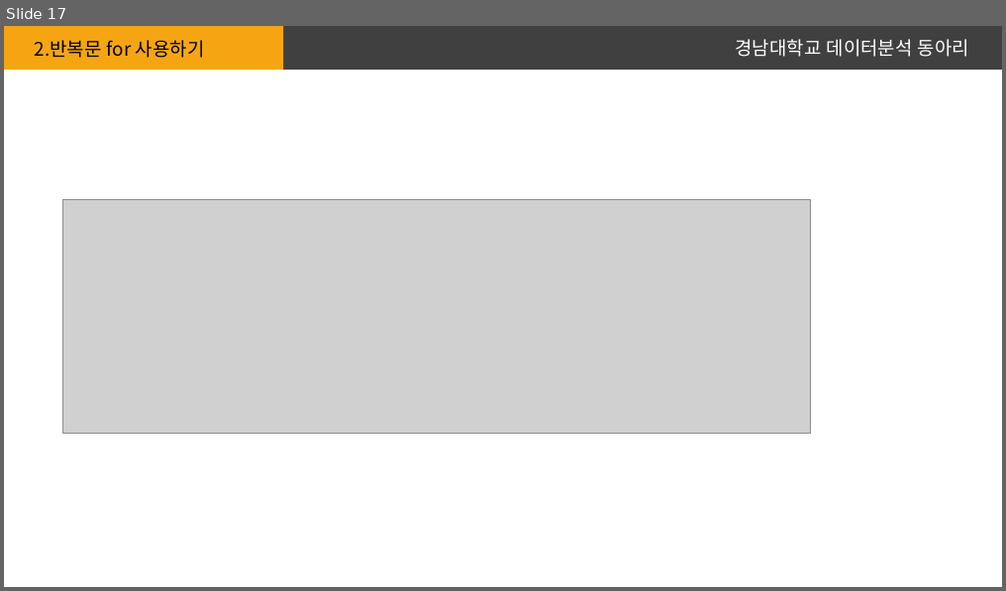
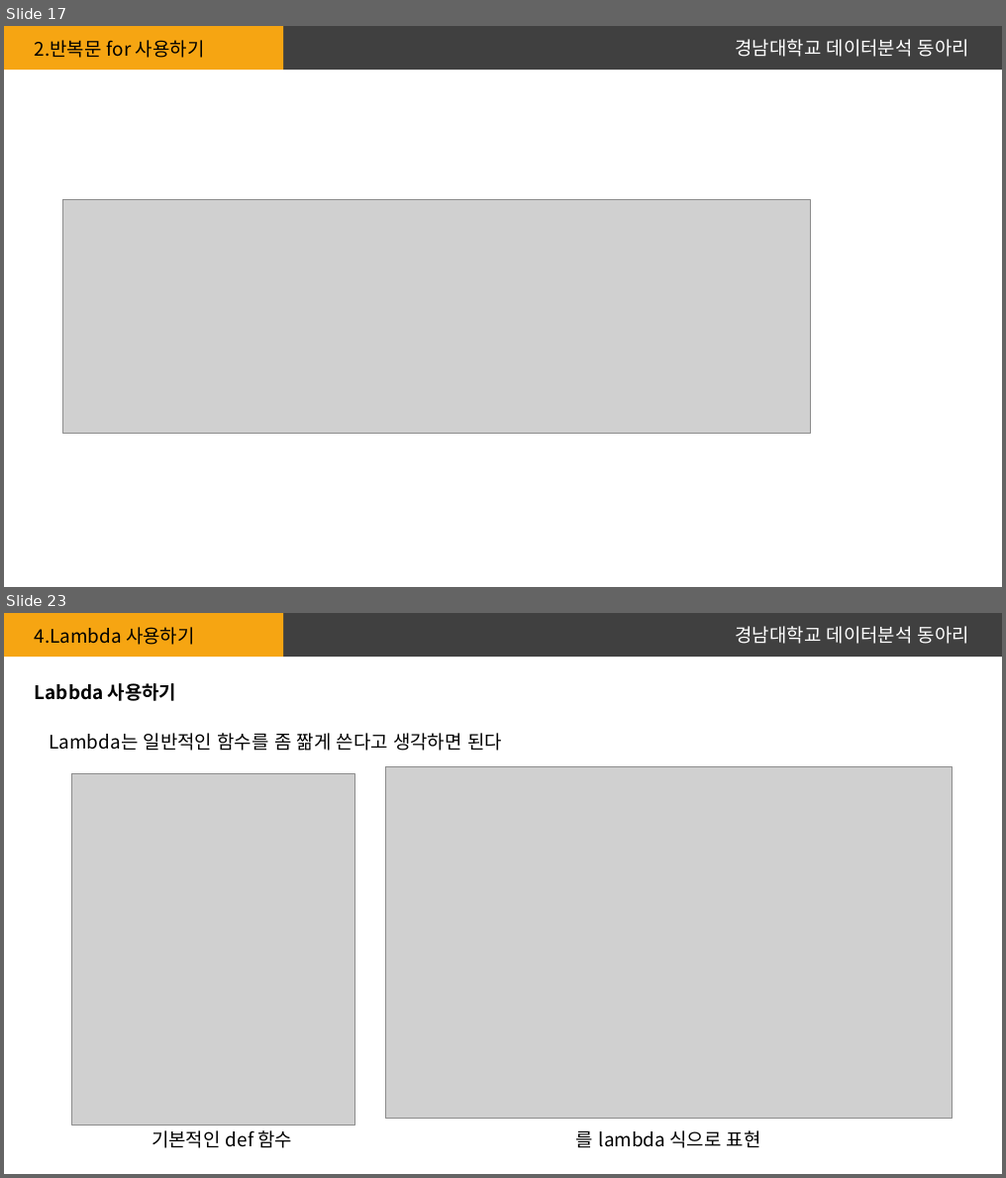
Before and after one commit to Sociology-Ku/DA_2021, a slide deck: Team_B/발표자료/반복문,조간문기본.pptx. Shown one above the other, each under a label of ours: slide 17 before the commit, slides 17 and 23 after it; the slides between them are not shown. The pictures are 1006x591 and 1006x1178 pixels, drawn with LibreOffice and Linux fonts; fonts in the diff are those of the drawing; grey boxes stand for pictures. Boxes give left, top, right and bottom in pixels: in the first picture for what was removed or moved away, otherwise in the second. Text is boxed around its words. In the diff, an @@ line names an element or a change of style, - is before the commit and + after.

```diff
--- a/Team_B/발표자료/반복문,조간문기본.pptx
+++ b/Team_B/발표자료/반복문,조간문기본.pptx
@@ slide 23 added at [4,613,1002,1174], background #FFFFFF; not listed: 2 template elements that a slide beside it also shows @@
@@ text added at [35,627,195,645], 18 pt, text #000000 @@
+4.Lambda 사용하기
@@ text added at [735,626,969,644], 18 pt, text #FFFFFF @@
+경남대학교 데이터분석 동아리
@@ text added at [35,683,177,701], 18 pt, text #000000, bold @@
+Labbda 사용하기
@@ text added at [50,733,502,751], 18 pt, text #000000 @@
+Lambda는 일반적인 함수를 좀 짦게 쓴다고 생각하면 된다
@@ picture added at [71,774,355,1125] @@
@@ picture added at [385,767,951,1118] @@
@@ text added at [152,1131,293,1149], 18 pt, text #000000 @@
+기본적인 def 함수
@@ text added at [576,1131,761,1149], 18 pt, text #000000 @@
+를 lambda 식으로 표현
```
Also in this commit, not shown: 7 other slides added.
